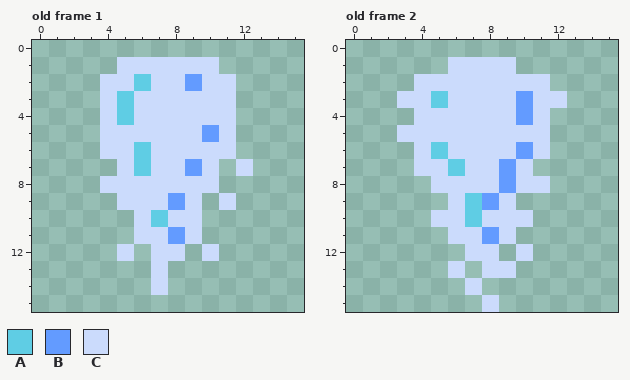
Pixel-art file, stored at Assets/Sprites/shot.ase. Above: the version before the commit.
16x16 pixels, 4 frames. Shown: old frame 1, old frame 2. The commit also changed other frames, which this record leaves out.
Palette (. is transparent): A #5fcde4  B #639bff  C #cbdbfc
Pixels before, old frame 1, first column x 4:
 1 .CCCCCC..
 2 CCACCBCC.
 3 CACCCCCC.
 4 CACCCCCC.
 5 CCCCCCBC.
 6 CCACCCCC.
 7 .CACCBC.C
 8 CCCCCCC..
 9 .CCCBC.C.
10 ..CACC...
11 ..CCBC...
12 .C.CC.C..
13 ...C.....
14 ...C.....
Pixels before, old frame 2, first column x 3:
 1 ...CCCC...
 2 .CCCCCCCC.
 3 CCACCCCBCC
 4 .CCCCCCBC.
 5 CCCCCCCCC.
 6 .CACCCCBC.
 7 .CCACCBC..
 8 ..CCCCBCC.
 9 ...CABC...
10 ..CCACCC..
11 ...CCBC...
12 ....CC.C..
13 ...C.CC...
14 ....C.....
15 .....C....
New version:
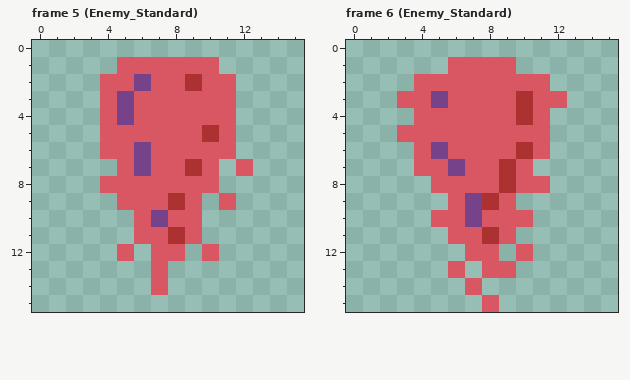
A new or re-ordered frame is compared with the old frame closest to it.
What changed:
frames 4 -> 8
colour A: #5fcde4 -> #76428a
colour B: #639bff -> #ac3232
colour C: #cbdbfc -> #d95763
Boxes around the changes in both pictures, in picture pixels (x1, y1, x2, y2):
changed: (100, 57, 253, 295)
changed: (397, 57, 567, 312)
